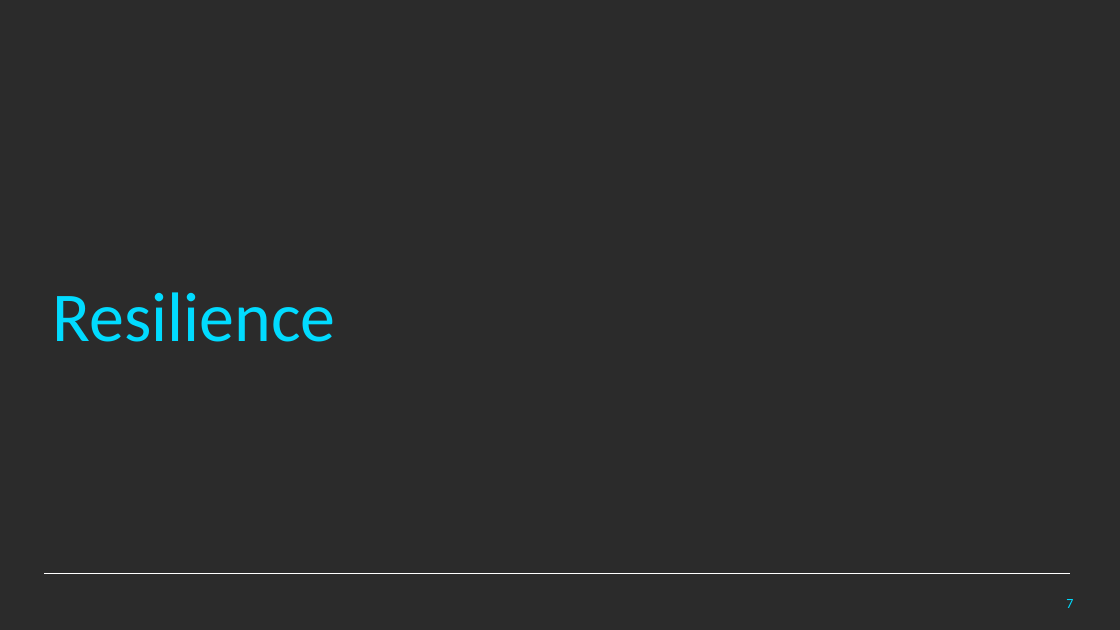
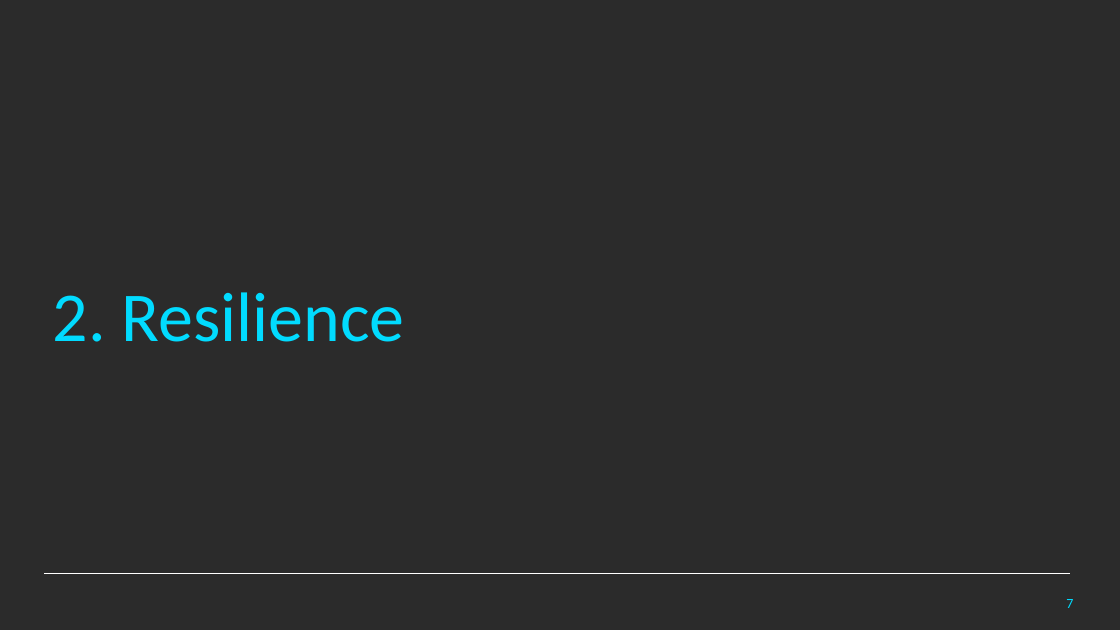
Before and after one commit to PlainConcepts/NetCore-Docker-Workshop, a slide deck: slide 7 of Docu/BestPractices&Antipatterns.pptx. Drawn at 1120x630 pixels with LibreOffice and Linux fonts; fonts in the diff are those of the drawing; background and template pictures are left out; a plain dark background stands for a picture behind light text. Boxes give left, top, right and bottom in pixels: in the first picture for what was removed or moved away, otherwise in the second. Text is boxed around its words. In the diff, an @@ line names an element or a change of style, - is before the commit and + after.

```diff
--- a/Docu/BestPractices&Antipatterns.pptx
+++ b/Docu/BestPractices&Antipatterns.pptx
@@ text at <box>53,292,405,342</box>: text changed @@
-Resilience
+2. Resilience
```
Also in this commit, not shown: 3 other slides changed, 13 slides added, 1 slide removed.
